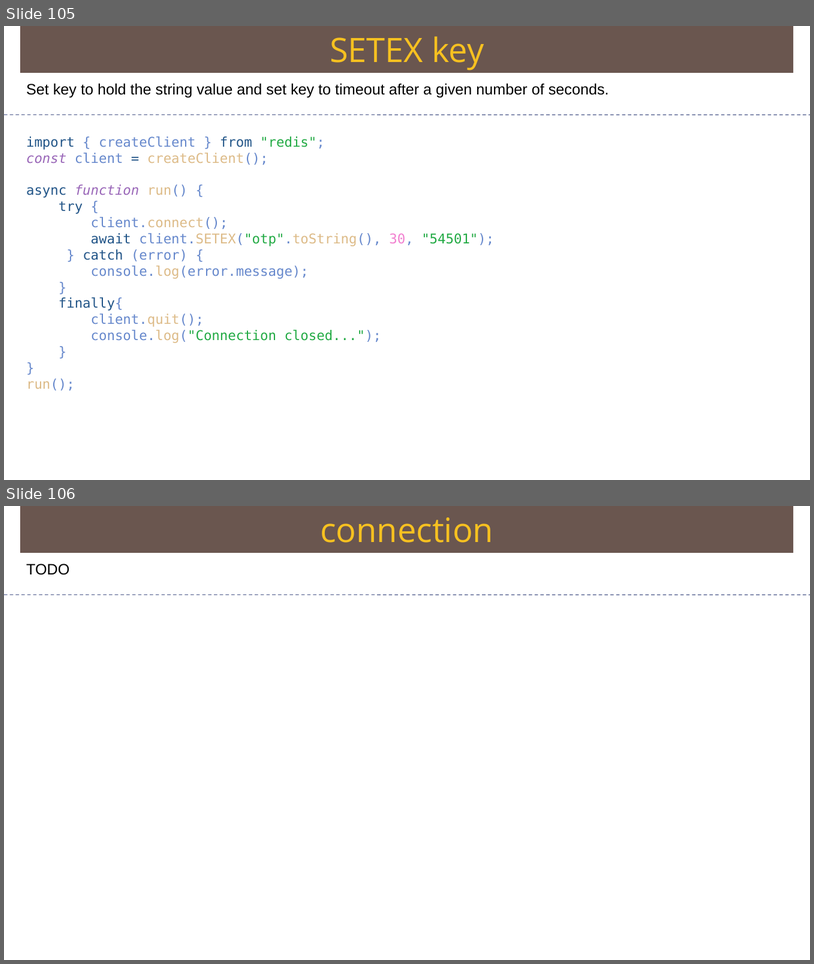
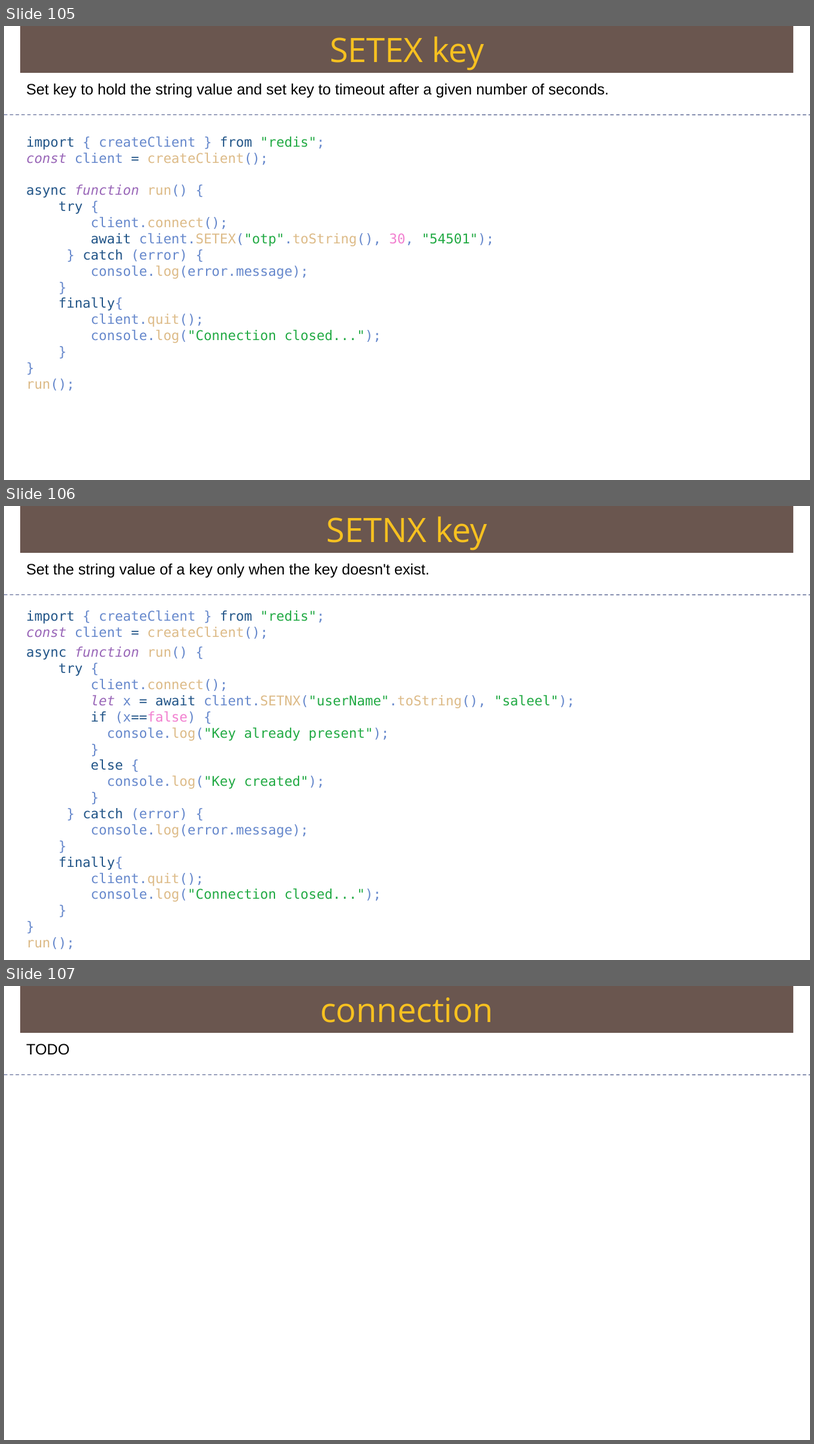
Before and after one commit to Saleel-Bagde/PPT-s, a slide deck: redis Ver2.pptx. Shown one above the other, each under a label of ours: slides 105 and 106 before the commit, slides 105, 106 and 107 after it. The pictures are 814x964 and 814x1444 pixels, drawn with LibreOffice and Linux fonts; fonts in the diff are those of the drawing. Boxes give left, top, right and bottom in pixels: in the first picture for what was removed or moved away, otherwise in the second. Text is boxed around its words. In the diff, an @@ line names an element or a change of style, - is before the commit and + after.

```diff
--- a/redis Ver2.pptx
+++ b/redis Ver2.pptx
@@ slide 106 added at bbox=[4, 506, 810, 960], background #FFFFFF @@
@@ rectangle added at bbox=[20, 506, 794, 553], fill #6A5650, 40 pt, text #F7C120 @@
+SETNX key
@@ text added at bbox=[26, 563, 430, 577], 18 pt, text #000000 @@
+Set the string value of a key only when the key doesn't exist.
@@ line added from (4, 595) to (810, 595), #6E78A0 0.99 pt dashed @@
@@ text added at bbox=[26, 610, 575, 949], 16 pt, text #6688CC @@
+import { createClient } from "redis";
+const client = createClient();
+async function run() {
+try {
+client.connect();
+let x = await client.SETNX("userName".toString(), "saleel");
+if (x==false) {
+console.log("Key already present");
+}
+else {
+console.log("Key created");
+}
+} catch (error) {
+console.log(error.message);
+}
+finally{
+client.quit();
+console.log("Connection closed...");
+}
+}
+run();
@@ what was slide 106 is now slide 107 @@
```
